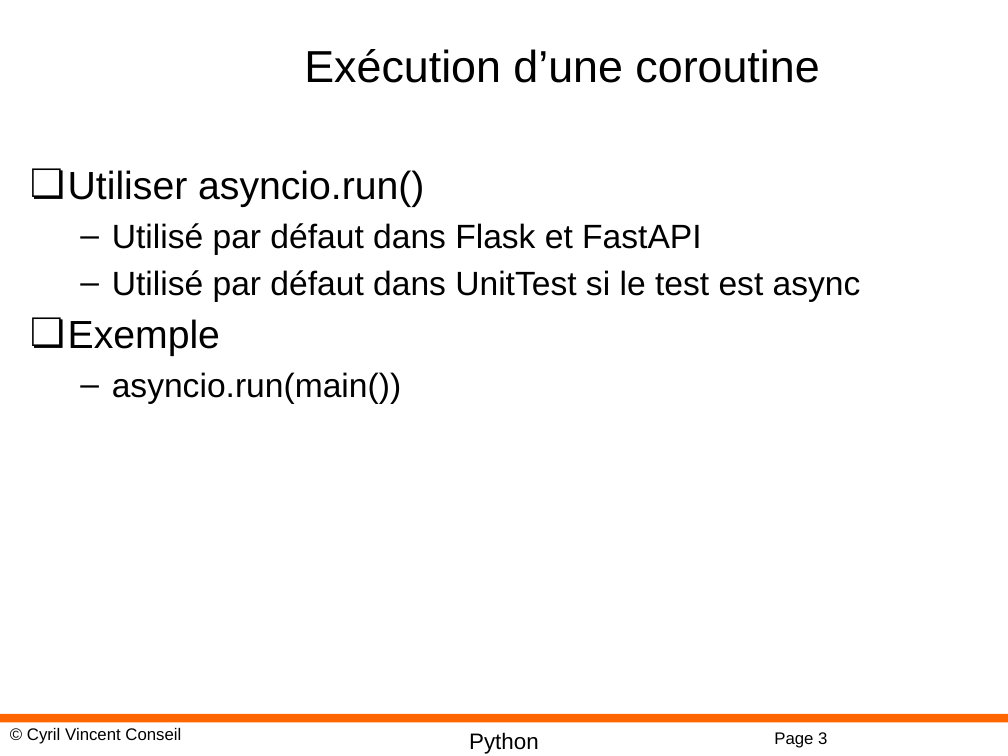
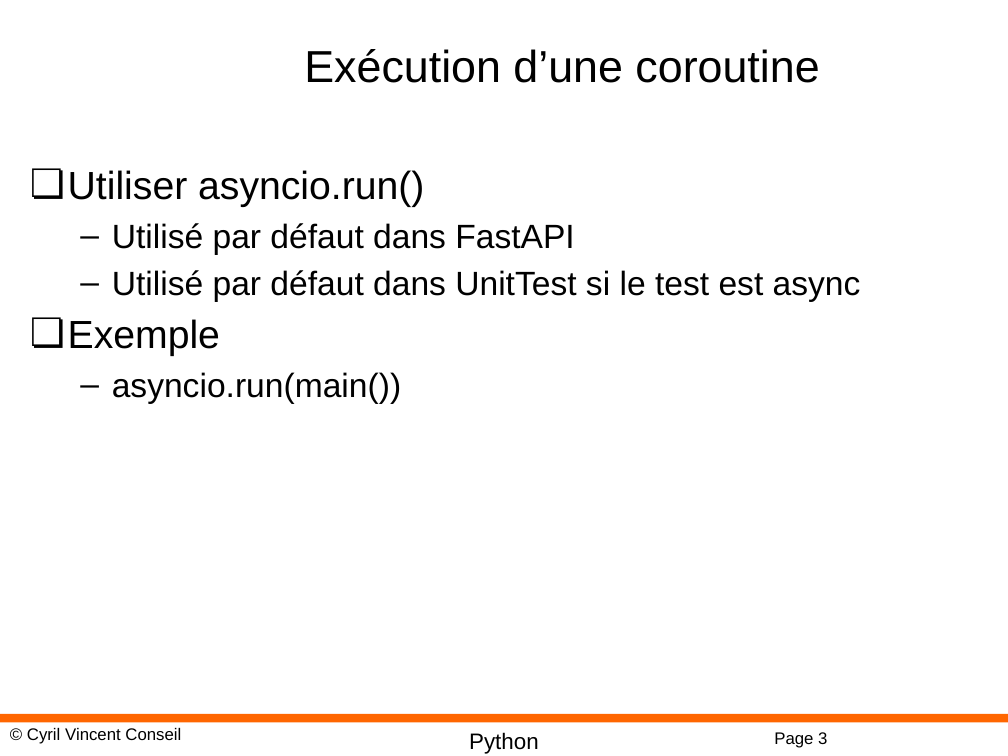
Before and after one commit to cyrilvincent/python, a slide deck: slide 3 of ppt/Python23-Async.pptx. Drawn at 1008x756 pixels with LibreOffice and Linux fonts; fonts in the diff are those of the drawing; background and template pictures are left out. Boxes give left, top, right and bottom in pixels: in the first picture for what was removed or moved away, otherwise in the second. Text is boxed around its words. In the diff, an @@ line names an element or a change of style, - is before the commit and + after.

```diff
--- a/ppt/Python23-Async.pptx
+++ b/ppt/Python23-Async.pptx
@@ text at [112,223,574,255]: text changed @@
-  – Utilisé par défaut dans Flask et FastAPI
+  – Utilisé par défaut dans FastAPI
```
Also in this commit, not shown: 1 other slide changed, 6 other files.
